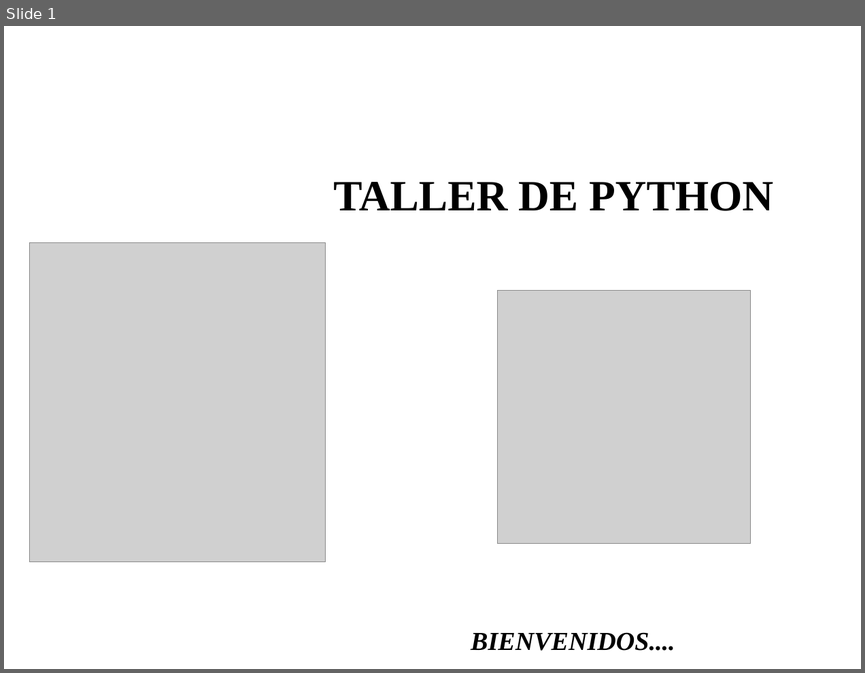
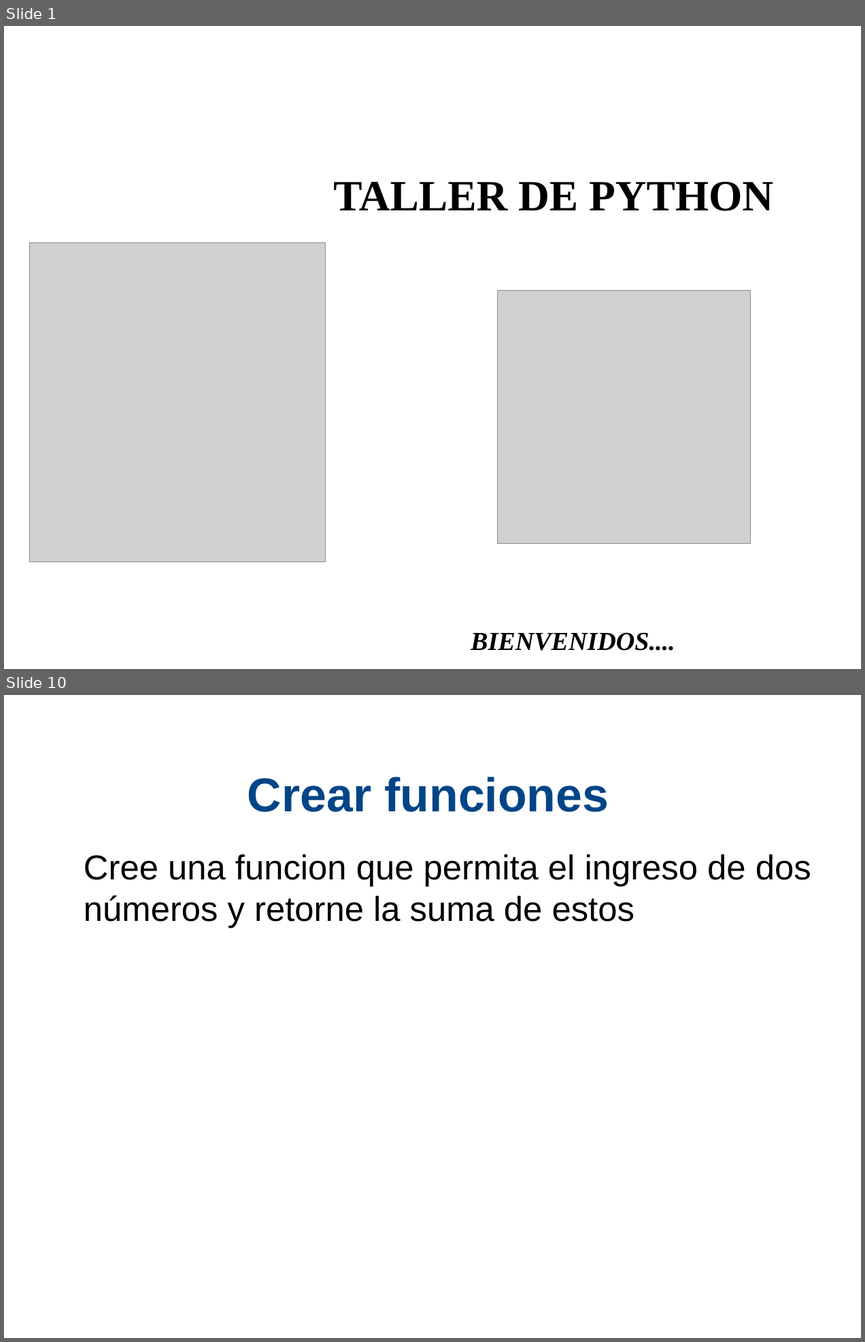
Before and after one commit to xDavidPM/Taller-Python, a slide deck: Python diapositiva dia 2.odp. Shown one above the other, each under a label of ours: slide 1 before the commit, slides 1 and 10 after it; the slides between them are not shown. The pictures are 865x673 and 865x1342 pixels, drawn with LibreOffice and Linux fonts; fonts in the diff are those of the drawing; grey boxes stand for pictures; background and template pictures are left out. Boxes give left, top, right and bottom in pixels: in the first picture for what was removed or moved away, otherwise in the second. Text is boxed around its words. In the diff, an @@ line names an element or a change of style, - is before the commit and + after.

```diff
--- a/Python diapositiva dia 2.odp
+++ b/Python diapositiva dia 2.odp
@@ slide 10 added at [4,695,861,1338], background #FFFFFF @@
@@ title added at [247,777,609,812], 44 pt, text #004586, bold @@
+Crear funciones
@@ text added at [84,854,811,928], 32 pt, text #000000 @@
+Cree una funcion que permita el ingreso de dos números y retorne la suma de estos
```
Also in this commit, not shown: 1 slide changed, 13 other slides added, 3 other files.
